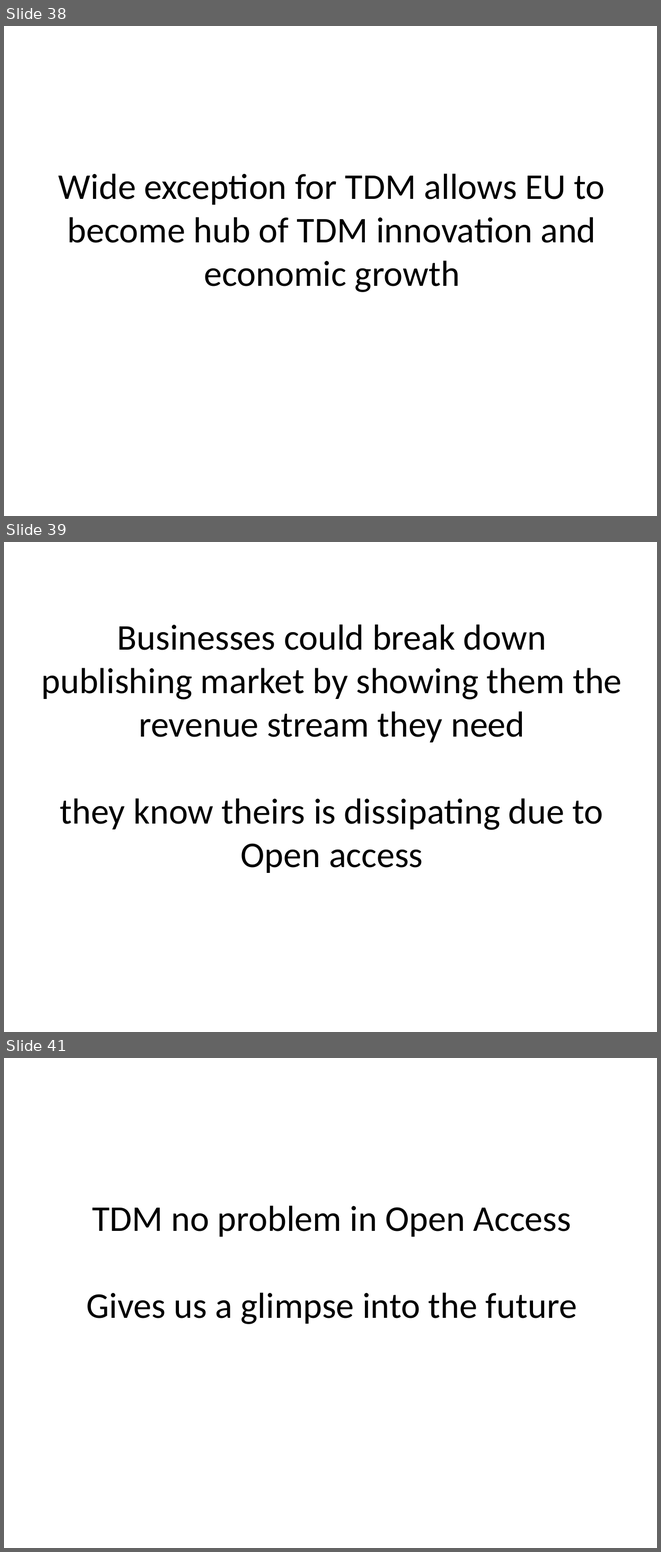
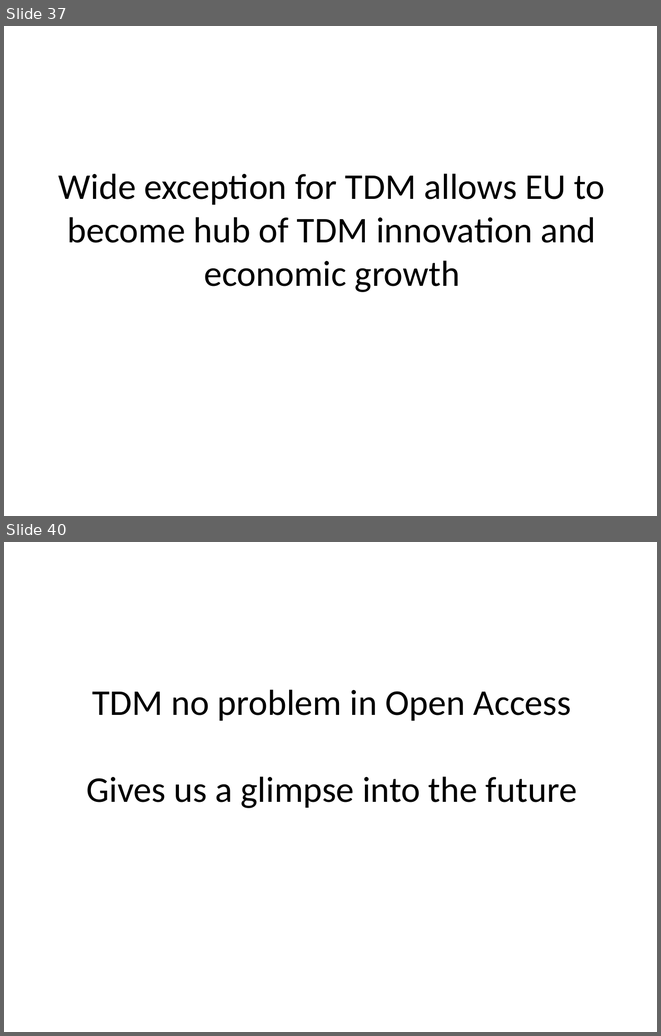
Before and after one commit to chartgerink/talks, a slide deck: 2016_2017/20170621tdm-ep/presentation.odp. Shown one above the other, each under a label of ours: slides 38, 39 and 41 before the commit, slides 37 and 40 after it; the slides between them are not shown. The pictures are 661x1552 and 661x1036 pixels, drawn with LibreOffice and Linux fonts; fonts in the diff are those of the drawing. Boxes give left, top, right and bottom in pixels: in the first picture for what was removed or moved away, otherwise in the second. Text is boxed around its words. In the diff, an @@ line names an element or a change of style, - is before the commit and + after.

```diff
--- a/2016_2017/20170621tdm-ep/presentation.odp
+++ b/2016_2017/20170621tdm-ep/presentation.odp
@@ slide 39 removed at <box>4,542,657,1032</box>, background #FFFFFF @@
@@ title removed at <box>41,624,622,873</box> @@
-Businesses could break down publishing market by showing them the revenue stream they need
-they know theirs is dissipating due to Open access
@@ what was slide 38 is now slide 37 @@
@@ what was slide 41 is now slide 40 @@
```
Also in this commit, not shown: 4 slides changed, 1 slide added, 1 other slide removed, 2 other files.
